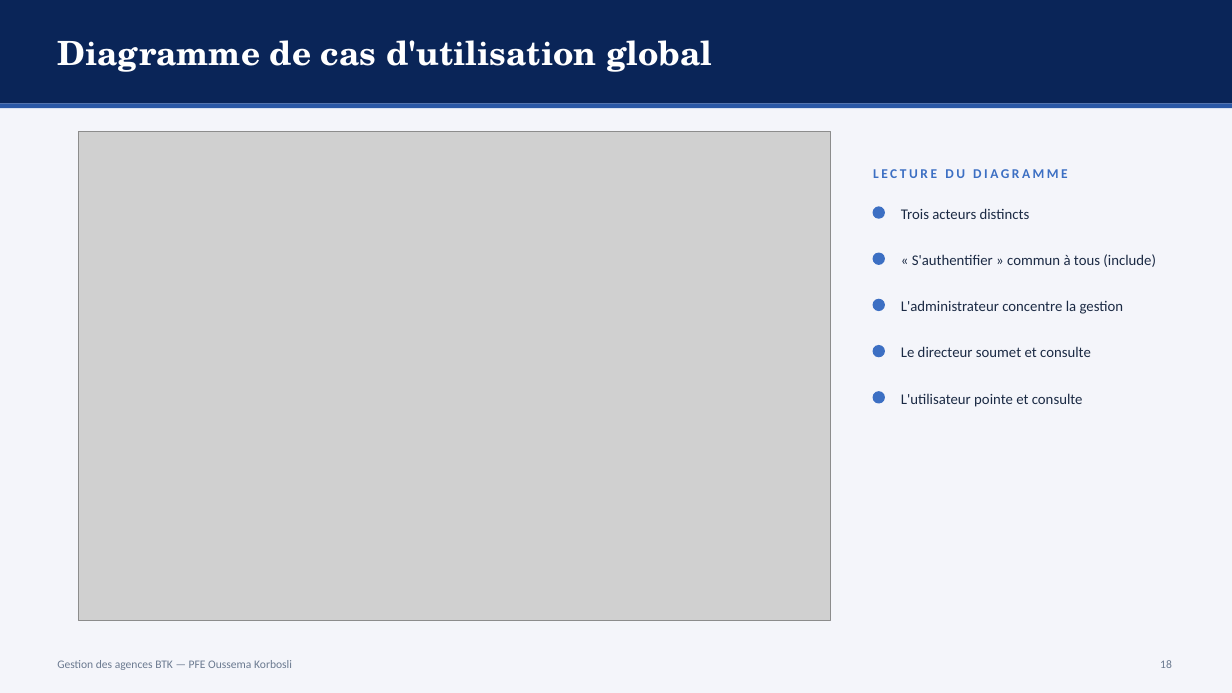
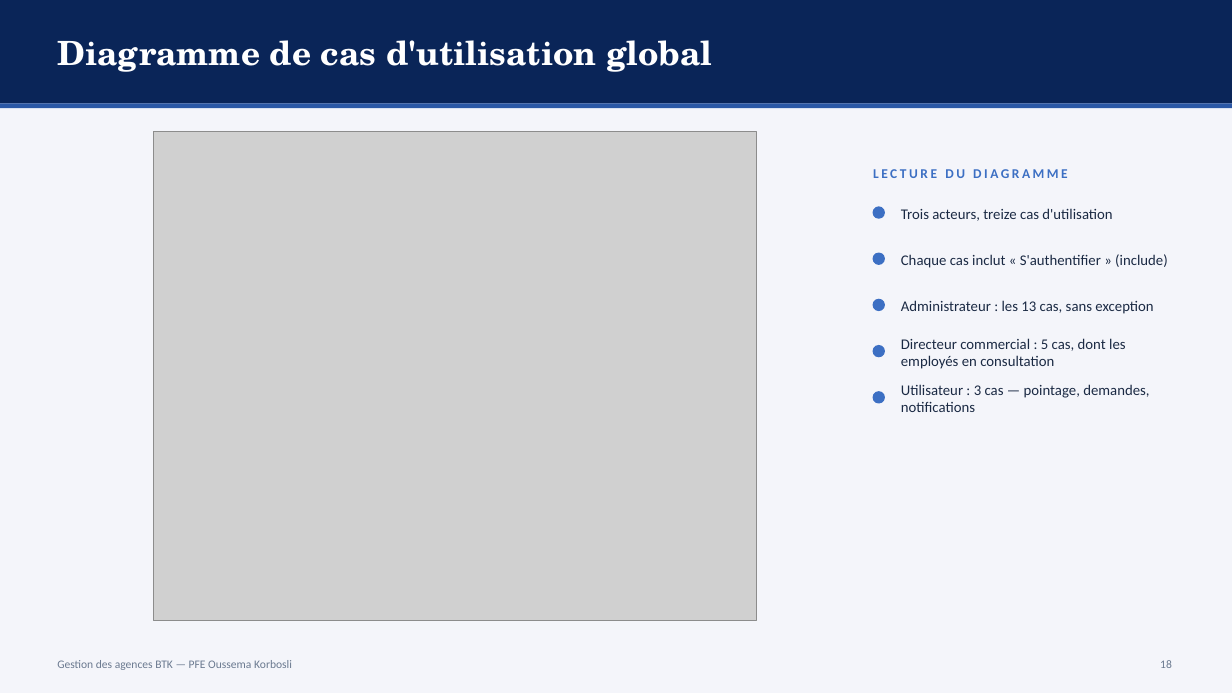
Before and after one commit to ZizouX0/oussema_korbosli, a slide deck: slide 18 of presentation/Soutenance_PFE_Oussema_Korbosli.pptx. Drawn at 1232x693 pixels with LibreOffice and Linux fonts; fonts in the diff are those of the drawing; grey boxes stand for pictures. Boxes give left, top, right and bottom in pixels: in the first picture for what was removed or moved away, otherwise in the second. Text is boxed around its words. In the diff, an @@ line names an element or a change of style, - is before the commit and + after.

```diff
--- a/presentation/Soutenance_PFE_Oussema_Korbosli.pptx
+++ b/presentation/Soutenance_PFE_Oussema_Korbosli.pptx
@@ picture: place and size @@
-picture at <box>79,131,831,621</box>
+picture at <box>153,131,757,621</box>
@@ text at <box>901,208,1112,221</box>: text changed @@
-Trois acteurs distincts
+Trois acteurs, treize cas d'utilisation
@@ text at <box>901,254,1168,268</box>: text changed @@
-« S'authentifier » commun à tous (include)
+Chaque cas inclut « S'authentifier » (include)
@@ text at <box>901,300,1153,314</box>: text changed @@
-L'administrateur concentre la gestion
+Administrateur : les 13 cas, sans exception
@@ text at <box>901,338,1125,369</box>: text changed @@
-Le directeur soumet et consulte
+Directeur commercial : 5 cas, dont les employés en consultation
@@ text at <box>901,384,1149,412</box>: text changed @@
-L'utilisateur pointe et consulte
+Utilisateur : 3 cas — pointage, demandes, notifications
```
Also in this commit, not shown: 4 other slides changed, 3 other files.
